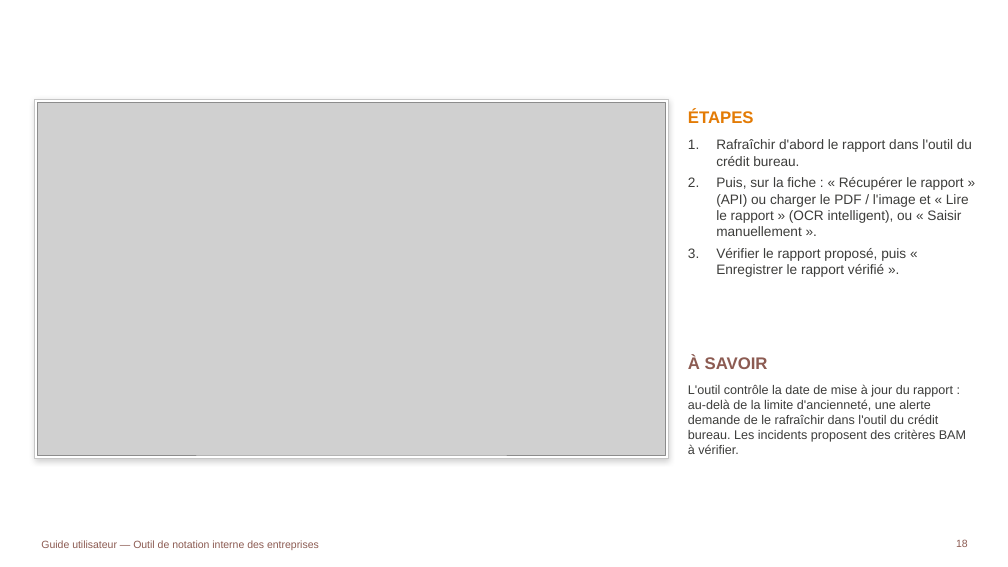
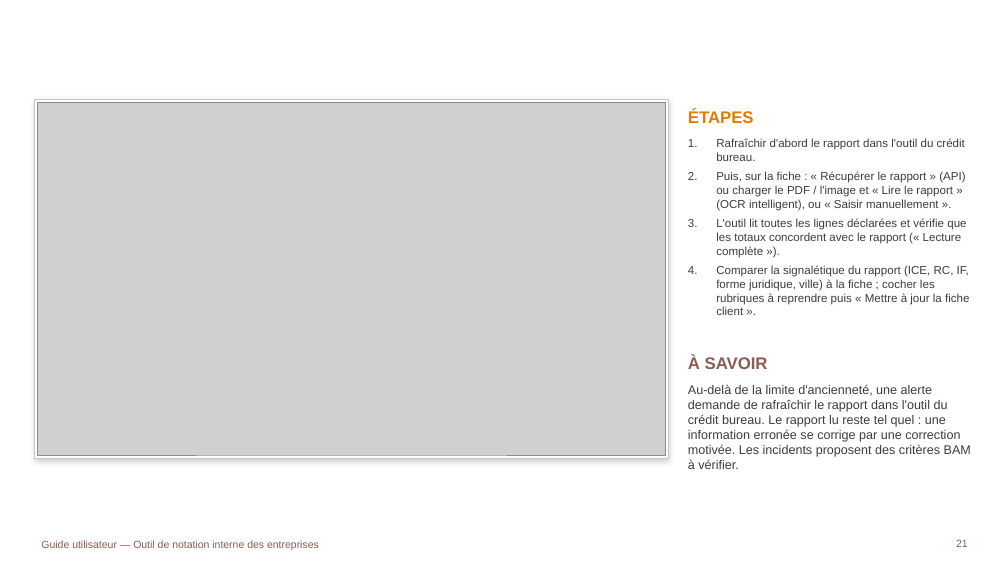
Before and after one commit to tariqeddoumi/Entreprise-scoring-cl, a slide deck: slide 21 of docs/guides/Guide_utilisateur_outil_notation.pptx (slide 18 before the commit). Drawn at 1008x567 pixels with LibreOffice and Linux fonts; fonts in the diff are those of the drawing; grey boxes stand for pictures; background and template pictures are left out. Boxes give left, top, right and bottom in pixels: in the first picture for what was removed or moved away, otherwise in the second. Text is boxed around its words. In the diff, an @@ line names an element or a change of style, - is before the commit and + after.

```diff
--- a/docs/guides/Guide_utilisateur_outil_notation.pptx
+++ b/docs/guides/Guide_utilisateur_outil_notation.pptx
@@ text at [716, 138, 965, 211]: size 13 to 11 pt in "Rafraîchir d'abord le rapport dans l'outil du ...", "Puis, sur la fiche : « Récupérer ..." @@
@@ text at [716, 218, 969, 315]: text changed; size 13 to 11 pt @@
-3. Vérifier le rapport proposé, puis « Enregistrer le rapport vérifié ».
+3. L'outil lit toutes les lignes déclarées et vérifie que les totaux concordent avec le rapport (« Lecture complète »).
+4. Comparer la signalétique du rapport (ICE, RC, IF, forme juridique, ville) à la fiche ; cocher les rubriques à reprendre puis « Mettre à jour la fiche client ».
@@ text at [688, 384, 971, 469]: text changed @@
-L'outil contrôle la date de mise à jour du rapport : au-delà de la limite d'ancienneté, une alerte demande de le rafraîchir dans l'outil du crédit bureau. Les incidents proposent des critères BAM à vérifier.
+Au-delà de la limite d'ancienneté, une alerte demande de rafraîchir le rapport dans l'outil du crédit bureau. Le rapport lu reste tel quel : une information erronée se corrige par une correction motivée. Les incidents proposent des critères BAM à vérifier.
@@ page number at [956, 539, 968, 547]: text changed @@
-18
+21
```
Also in this commit, not shown: 10 other slides changed, 8 slides added, 18 other files.
